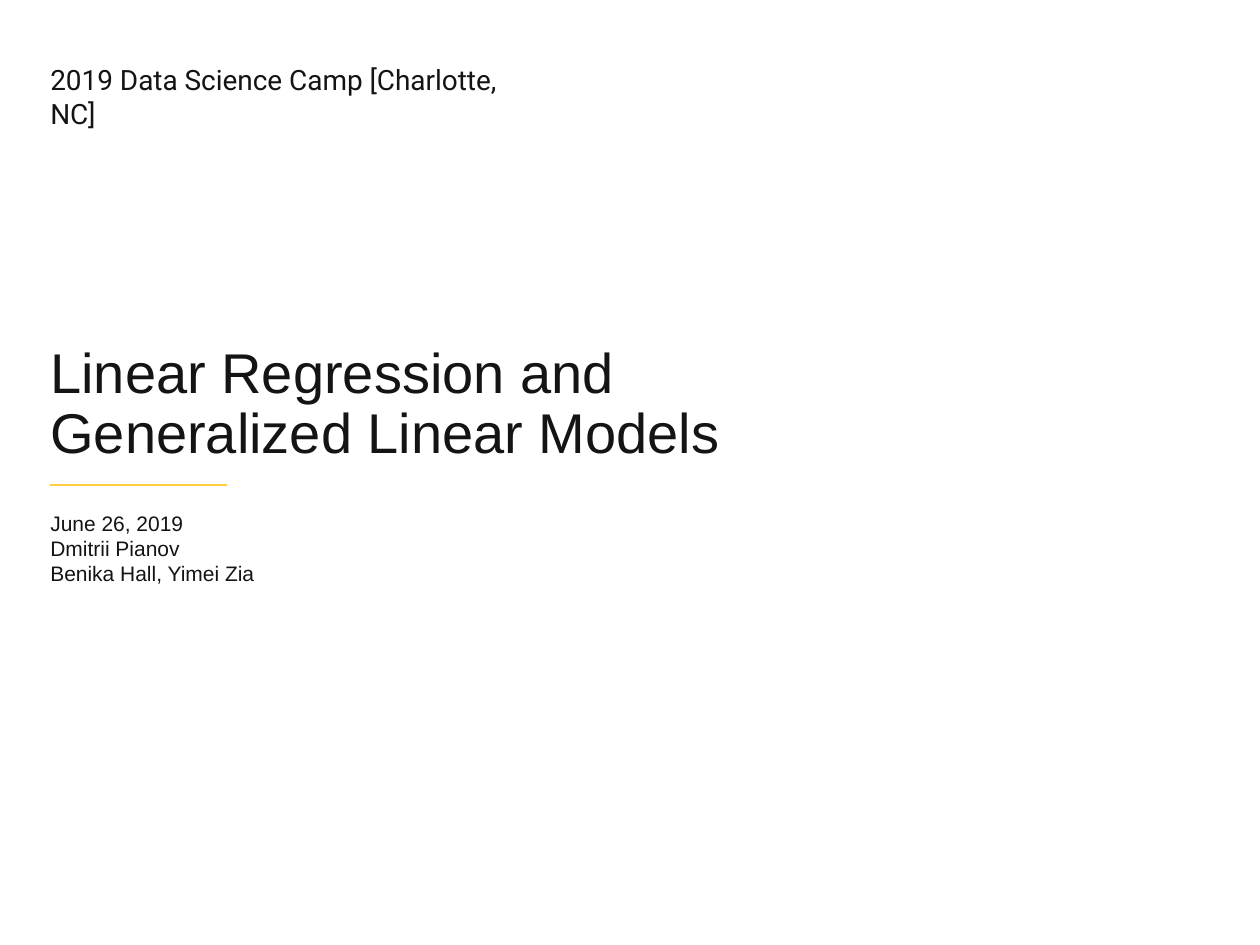
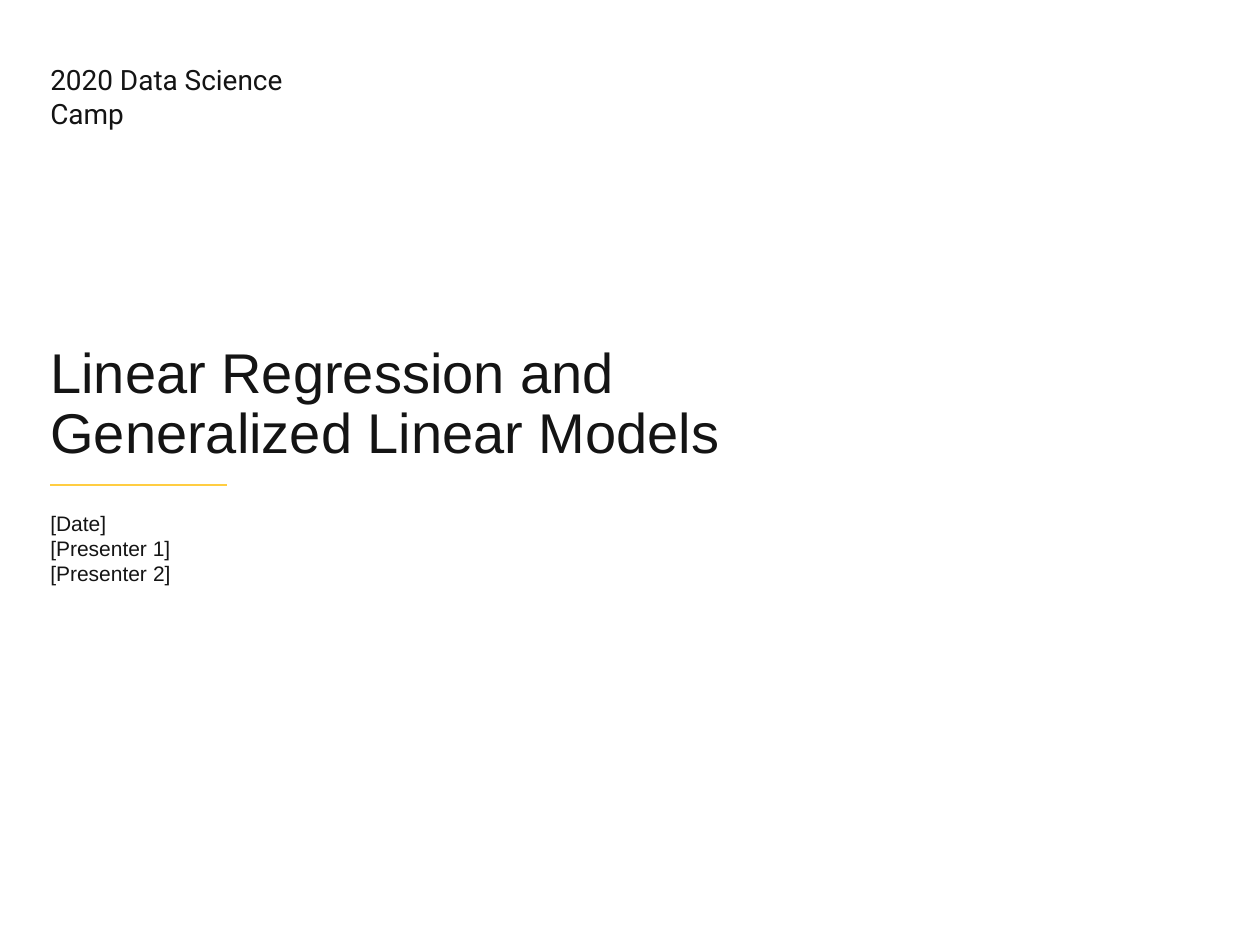
Before and after one commit to DSAISummerCamp/dscamp_public, a slide deck: slide 1 of Linear Models/Linear_models.pptx. Drawn at 1260x945 pixels with LibreOffice and Linux fonts; fonts in the diff are those of the drawing. Boxes give left, top, right and bottom in pixels: in the first picture for what was removed or moved away, otherwise in the second. Text is boxed around its words. In the diff, an @@ line names an element or a change of style, - is before the commit and + after.

```diff
--- a/Linear Models/Linear_models.pptx
+++ b/Linear Models/Linear_models.pptx
@@ text at (50,70,283,130): text changed @@
-2019 Data Science Camp [Charlotte, NC]
+2020 Data Science Camp
@@ subtitle at (50,515,170,586): text changed @@
-June 26, 2019
-Dmitrii Pianov
-Benika Hall, Yimei Zia
+[Date]
+[Presenter 1]
+[Presenter 2]
```
Also in this commit, not shown: 3 other files.
